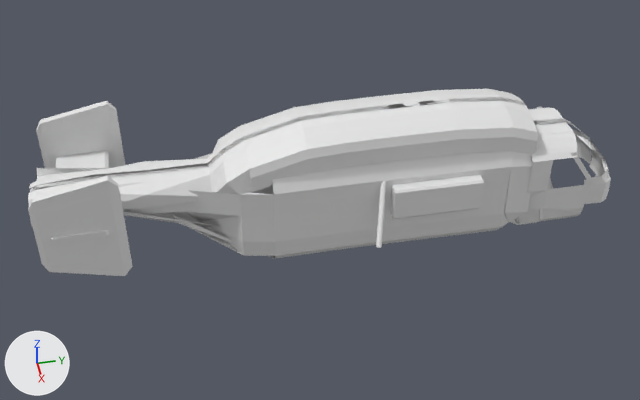
An edit to the Blender file source/Kamov.blend, drawn before and after from the same camera.
Rendered twice from a camera (50 mm lens) standing at (10.3, -7.27, 7.27) and looking at (0.11, -5.27, -0.75). The lights are fixed; the arrows at lower left show +X, +Y and +Z.

In view in the first picture: 'Body'.
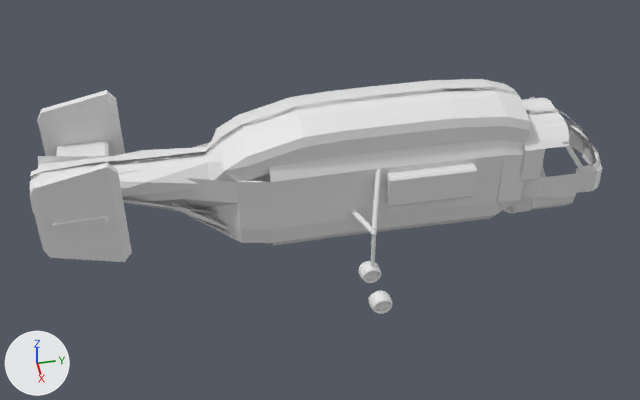
ob_kamov is not drawn itself; it is the parent of ob_body.

What differs and where, as boxes (x1, y1, x2, y2) in the pictures (640 x 400 px; the box of a moved part takes in the faces that stretch with it):
'Body', reshaped, moved, turned, rescaled: before (28, 89, 611, 276); after (30, 79, 602, 283)
'Cylinder.001', added: after (369, 291, 392, 314)
part 1 of me_cube_001, added: after (350, 209, 377, 236)
part 2 of me_cube_001, moved or reshaped: before (376, 181, 386, 248); after (370, 227, 376, 267)
part 3 of me_cube_001, moved or reshaped: before (28, 89, 611, 258); after (30, 79, 602, 246)
part 4 of me_cube_001, added: after (371, 169, 381, 234)
part 5 of me_cube_001, added: after (365, 263, 380, 280)
part 6 of me_cube_001, added: after (358, 261, 381, 283)
part 7 of me_cube_001, added: after (52, 140, 109, 229)
part 8 of me_cube_001, added: after (385, 163, 477, 207)
part 9 of me_cube_001, added: after (30, 162, 132, 262)
part 10 of me_cube_001, added: after (38, 90, 125, 156)
part 11 of me_cube_001, deleted: before (51, 151, 109, 243)
part 12 of me_cube_001, deleted: before (28, 175, 132, 276)
part 13 of me_cube_001, deleted: before (390, 175, 484, 219)
part 14 of me_cube_001, deleted: before (36, 101, 125, 168)

What changed in the scene script:
```text
Change me_cube_001:
    used by ob_body; parent = ob_kamov; location = (-0.692, -3.702, -0.437); scale = (0.126, 0.646, 0.283)
    remove me_cube_001.from_pydata(...)  # 865 vertices, 566 faces, 12 loose edges; spans x -4.9..15.4, y -8.7..4.5, z -3.9..3.9
    add me_cube_001.from_pydata(...)  # 2401 vertices, 1922 faces, 12 loose edges; spans x -80.8..76.7, y -97.5..76.5, z -2.7..7.6
    me_cube_001 part 1: a new loose piece, a 32-sided cylinder along z spanning x -1.0..1.0, y -1.0..1.0, z -1.0..1.0
    me_cube_001 part 2: the loose piece of 64 vertices spanning x 9.8..15.4, y -1.5..-1.1, z -1.5..1.5 is multiplied about its middle by the matrix ((0.44, -10.718, -2.563), (1.921, 5.995, -3.843), (0.188, -0.192, 0.378)), then moved by (-7.8, 9.0, -0.9)
    me_cube_001 part 3: the loose piece of 653 vertices spanning x 0.1..11.1, y -8.7..4.5, z -3.9..3.9 is multiplied about its middle by the matrix ((0.756, -11.494, -4.228), (-0.797, 10.342, -6.112), (-0.283, -0.521, 0.017)), then moved by (-11.6, -5.3, 2.0)
    me_cube_001 part 4: the loose piece of 64 vertices spanning x -4.9..1.0, y -1.5..-1.1, z -1.5..1.4 is copied, and the copy is multiplied about its middle by the matrix ((-1.722, -11.494, -2.411), (-2.819, 10.342, 0.695), (-0.042, -0.521, 0.628)), then moved by (-7.3, -3.6, -0.3); it spans x -19.6..1.0, y -10.9..1.1, z -1.1..0.4
    me_cube_001 part 5: the loose piece of 64 vertices spanning x 9.8..15.4, y -1.5..-1.1, z -1.5..1.5 is copied, and the copy is multiplied about its middle by the matrix ((-5.279, 22.125, -12.268), (4.799, 45.178, 3.714), (-0.253, -0.18, -0.334)), then moved by (-1.3, 17.9, -0.9); it spans x 8.0..14.6, y 13.0..20.2, z -1.2..-0.7
    me_cube_001 part 6: a new loose piece of 576 vertices spanning x 8.1..15.7, y 12.6..21.3, z -1.2..-0.5
    me_cube_001 part 7: a new loose piece of 18 vertices spanning x 41.3..67.0, y -83.0..-57.4, z 2.4..7.5
    me_cube_001 part 8: a new loose piece of 16 vertices spanning x -41.2..-9.4, y -6.6..26.4, z -1.4..0.2
    me_cube_001 part 9: a new loose piece of 16 vertices spanning x 38.4..76.7, y -97.5..-50.9, z 2.3..3.5
    me_cube_001 part 10: a new loose piece of 16 vertices spanning x 27.3..65.6, y -85.8..-39.2, z 6.5..7.6
    me_cube_001 part 11: the loose piece of 18 vertices spanning x -2.3..13.6, y -8.2..-7.0, z 0.7..1.1 is deleted
    me_cube_001 part 12: the loose piece of 16 vertices spanning x 12.4..13.3, y -8.5..-6.7, z -1.9..3.8 is deleted
    me_cube_001 part 13: the loose piece of 16 vertices spanning x 10.2..12.2, y -1.0..1.0, z -0.9..0.9 is deleted
    me_cube_001 part 14: the loose piece of 16 vertices spanning x -2.2..-1.3, y -8.5..-6.7, z -1.9..3.8 is deleted
Add me_cylinder_007:
    me_cylinder_007.from_pydata(...)  # 640 vertices, 610 faces; spans x -1.29..1.07, y -1.16..1.6, z -1.61..1.88
Change ob_kamov:
    ob_kamov.location: (-0.585, -2.518, -0.875) -> (-0.877, -2.518, -0.875)
Change ob_body:
    ob_body.location: (-0.692, -3.702, -0.437) -> (0.823, -4.779, -0.813)
    ob_body.rotation_euler: (0.0, 0.0, 0.0) -> (-1.539, -0.672, 1.896)  # degrees (0, 0, 0) -> degrees (-88, -39, 109)
    ob_body.scale: (0.126, 0.646, 0.283) -> (-0.0417, 0.0362, 0.42)
Add ob_cylinder_001:
    ob_cylinder_001 = bpy.data.objects.new('Cylinder.001', me_cylinder_007)
    ob_cylinder_001.location = (1.52, -4.65, -1.59)
    ob_cylinder_001.rotation_euler = (-1.542, 0.00428, 1.585)  # degrees (-88, 0.2, 91)
    ob_cylinder_001.scale = (0.135, 0.113, 0.0619)
```
